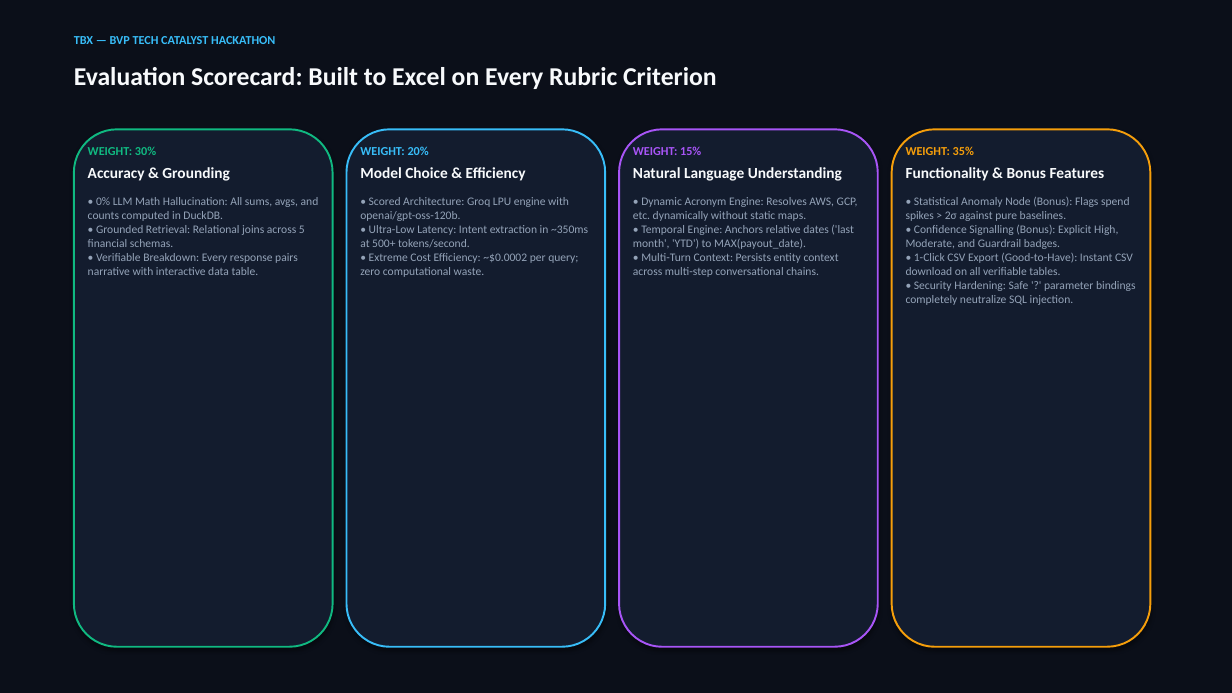
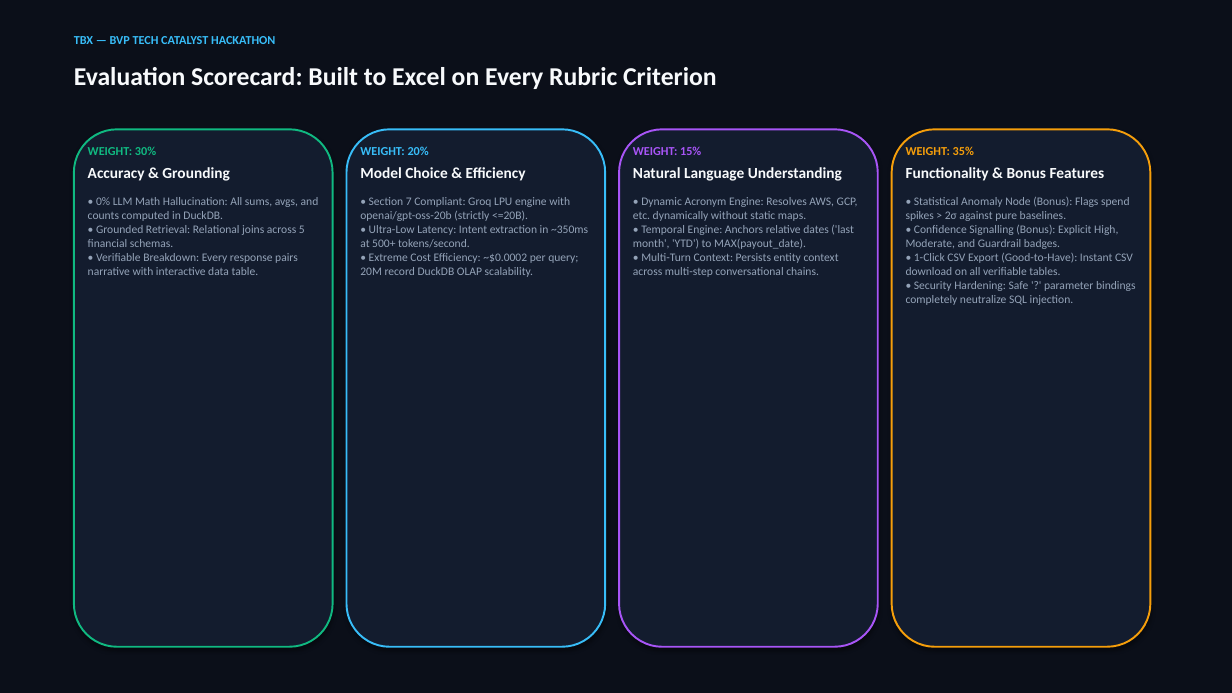
Before and after one commit to VengisettyNagendrakumar/TBX-Financial-agent-, a slide deck: slide 6 of presentation_deck.pptx. Drawn at 1232x693 pixels with LibreOffice and Linux fonts; fonts in the diff are those of the drawing. Boxes give left, top, right and bottom in pixels: in the first picture for what was removed or moved away, otherwise in the second. Text is boxed around its words. In the diff, an @@ line names an element or a change of style, - is before the commit and + after.

Commit message:
Align entire project with Section 7: openai/gpt-oss-20b (<=20B upper limit), DuckDB 20M record scale, fix anchor date query, and update presentation deck

```diff
--- a/presentation_deck.pptx
+++ b/presentation_deck.pptx
@@ text at (360,197,588,277): text changed @@
-• Scored Architecture: Groq LPU engine with openai/gpt-oss-120b.
-• Ultra-Low Latency: Intent extraction in ~350ms at 500+ tokens/second.
-• Extreme Cost Efficiency: ~$0.0002 per query; zero computational waste.
+• Section 7 Compliant: Groq LPU engine with openai/gpt-oss-20b (strictly <=20B).
+• Ultra-Low Latency: Intent extraction in ~350ms at 500+ tokens/second.
+• Extreme Cost Efficiency: ~$0.0002 per query; 20M record DuckDB OLAP scalability.
```
Also in this commit, not shown: 2 other slides changed, 9 other files.
